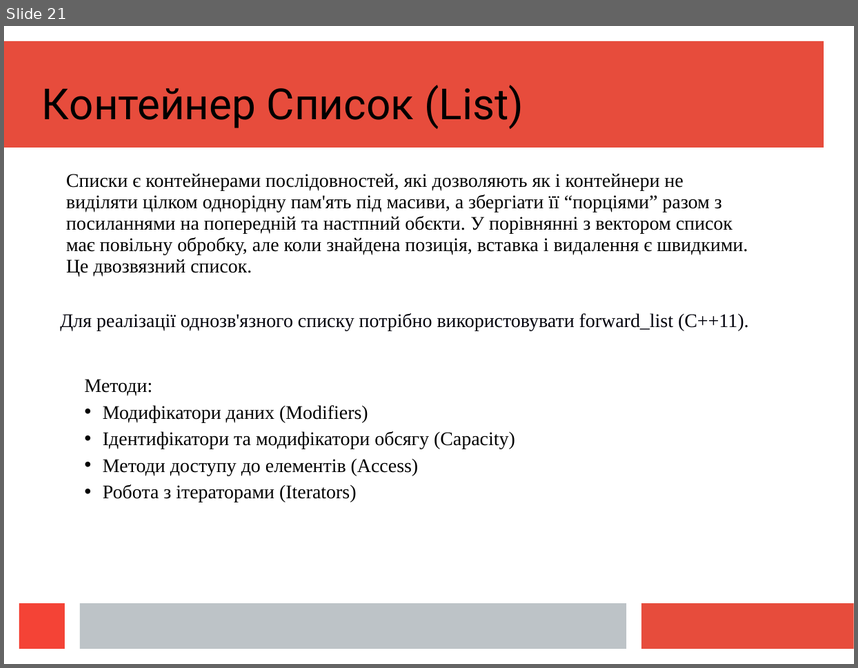
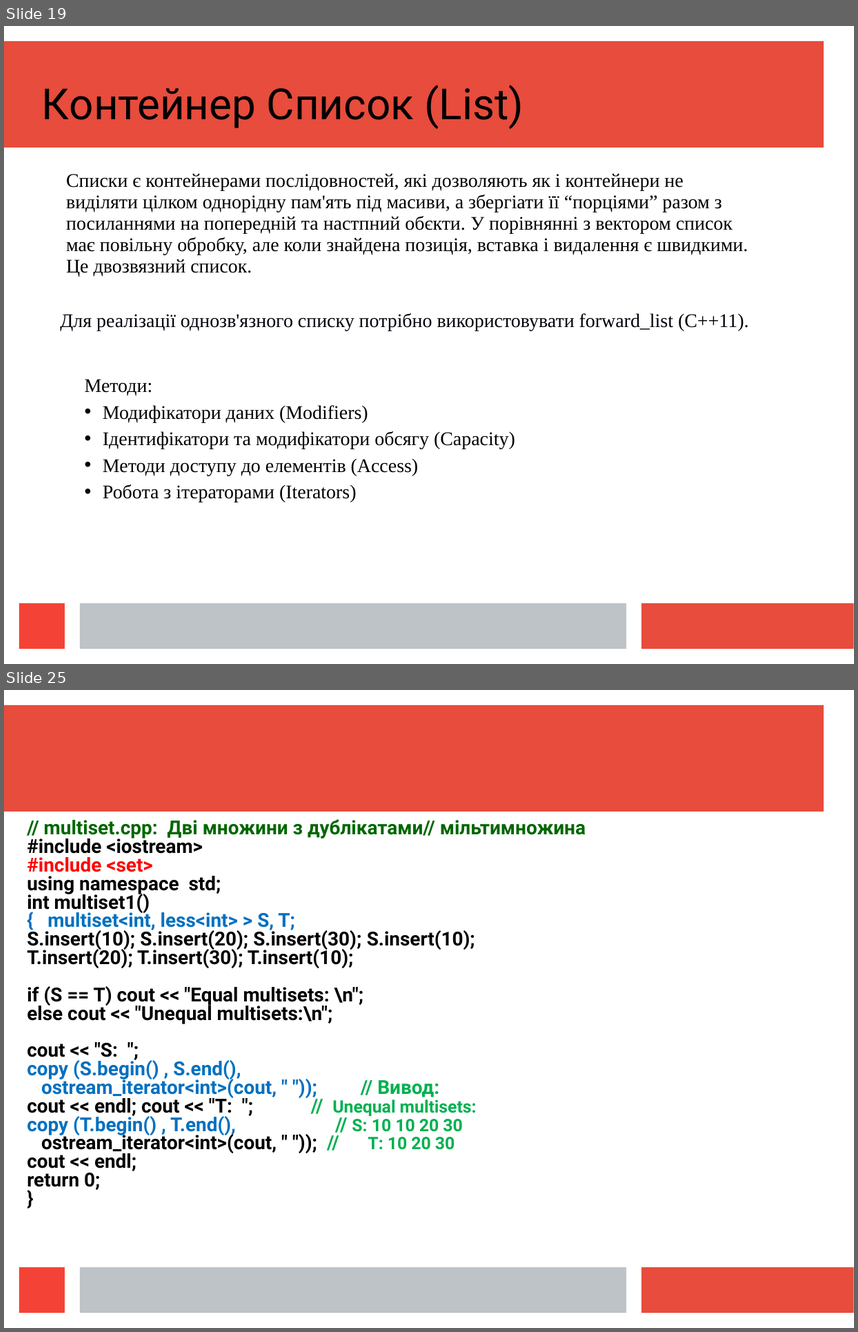
Before and after one commit to mecchmatProjects/CppCourse, a slide deck: Lect12_2/CppUkrTutor12_2.ppt. Shown one above the other, each under a label of ours: slide 21 before the commit, slides 19 and 25 after it; the slides between them are not shown. The pictures are 858x668 and 858x1332 pixels, drawn with LibreOffice and Linux fonts; fonts in the diff are those of the drawing. Boxes give left, top, right and bottom in pixels: in the first picture for what was removed or moved away, otherwise in the second. Text is boxed around its words. In the diff, an @@ line names an element or a change of style, - is before the commit and + after.

```diff
--- a/Lect12_2/CppUkrTutor12_2.ppt
+++ b/Lect12_2/CppUkrTutor12_2.ppt
@@ slide 25 added at (x1=4, y1=690, x2=854, y2=1328), background #FFFFFF; not listed: 4 template elements that a slide beside it also shows @@
@@ free added at (x1=19, y1=816, x2=821, y2=1235), 18 pt, text #000000, bold @@
+// multiset.срр: Дві множини з дублікатами// мільтимножина
+#include <iostream>
+#include <set>
+using namespace std;
+int multiset1()
+{ multiset<int, less<int> > S, T;
+S.insert(10); S.insert(20); S.insert(30); S.insert(10);
+T.insert(20); T.insert(30); T.insert(10);
+if (S == T) cout << "Equal multisets: \n";
+else cout << "Unequal multisets:\n";
+cout << "S: ";
+copy (S.begin() , S.end(),
+ostream_iterator<int>(cout, " ")); // Вивод:
+cout << endl; cout << "T: "; // Unequal multisets:
+copy (T.begin() , T.end(), // S: 10 10 20 30
+ostream_iterator<int>(cout, " ")); // Т: 10 20 30
+cout << endl;
+return 0;
+}
@@ what was slide 21 is now slide 19 @@
```
Also in this commit, not shown: 7 slides changed, 9 other slides added, 3 slides removed, 3 other files.
